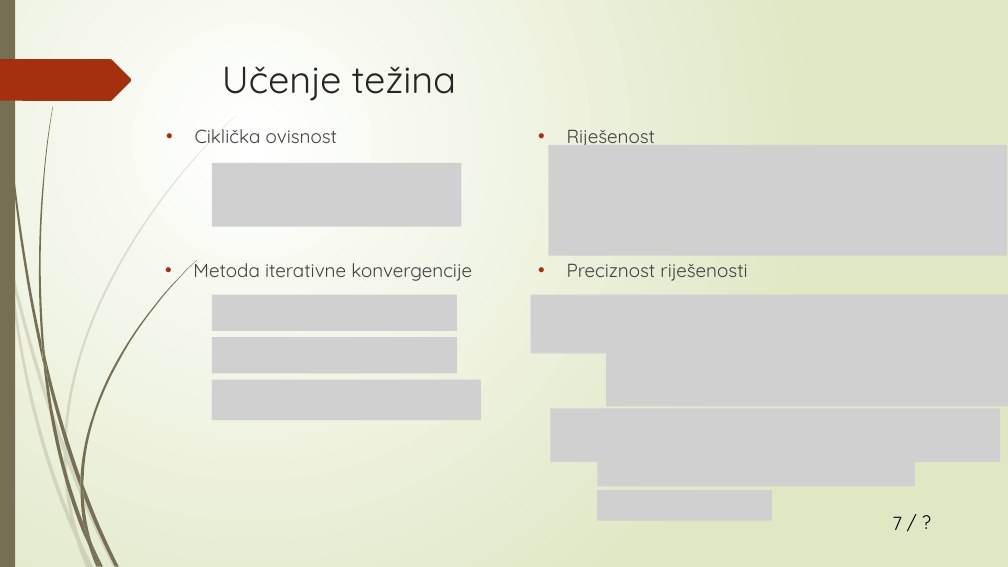
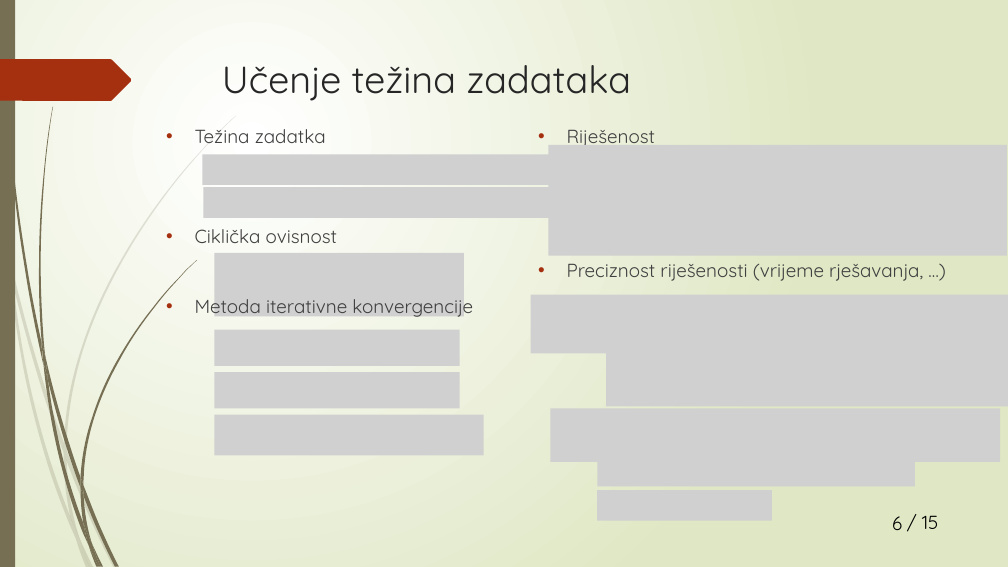
Before and after one commit to RokiFoki/Diplomski, a slide deck: slide 6 of Prezentacija.pptx (slide 7 before the commit). Drawn at 1008x567 pixels with LibreOffice and Linux fonts; fonts in the diff are those of the drawing; grey boxes stand for pictures. Boxes give left, top, right and bottom in pixels: in the first picture for what was removed or moved away, otherwise in the second. Text is boxed around its words. In the diff, an @@ line names an element or a change of style, - is before the commit and + after.

```diff
--- a/Prezentacija.pptx
+++ b/Prezentacija.pptx
@@ title at bbox=[222, 65, 631, 101]: text changed @@
-Učenje težina
+Učenje težina zadataka
@@ text added at bbox=[195, 129, 326, 143], 18 pt, text #404040 @@
+• Težina zadatka
@@ picture added at bbox=[203, 154, 624, 185] @@
@@ picture removed at bbox=[212, 163, 461, 227] @@
@@ picture added at bbox=[203, 188, 625, 218] @@
@@ text "Ciklička ovisnost": place and size @@
-text "Ciklička ovisnost" at bbox=[195, 129, 337, 143]
+text "Ciklička ovisnost" at bbox=[195, 229, 337, 243]
@@ picture added at bbox=[215, 253, 464, 316] @@
@@ text at bbox=[567, 263, 923, 281]: text changed @@
-• Preciznost riješenosti
+• Preciznost riješenosti (vrijeme rješavanja, …)
@@ text "Metoda iterativne konvergencije": place and size @@
-text "Metoda iterativne konvergencije" at bbox=[193, 260, 472, 281]
+text "Metoda iterativne konvergencije" at bbox=[195, 293, 473, 317]
@@ picture removed at bbox=[212, 295, 457, 331] @@
@@ picture: place and size @@
-picture at bbox=[212, 337, 457, 374]
+picture at bbox=[215, 330, 460, 366]
@@ picture: place and size @@
-picture at bbox=[212, 380, 481, 420]
+picture at bbox=[215, 372, 460, 408]
@@ picture added at bbox=[215, 414, 484, 455] @@
@@ text removed at bbox=[900, 507, 954, 537] @@
-/ ?
@@ page number at bbox=[892, 516, 902, 530]: text changed @@
-7
+6
@@ text added at bbox=[922, 515, 939, 529], 18 pt, text #000000 @@
+/ 15
```
Also in this commit, not shown: 5 other slides changed, 8 slides added, 2 slides removed, 28 other files.
